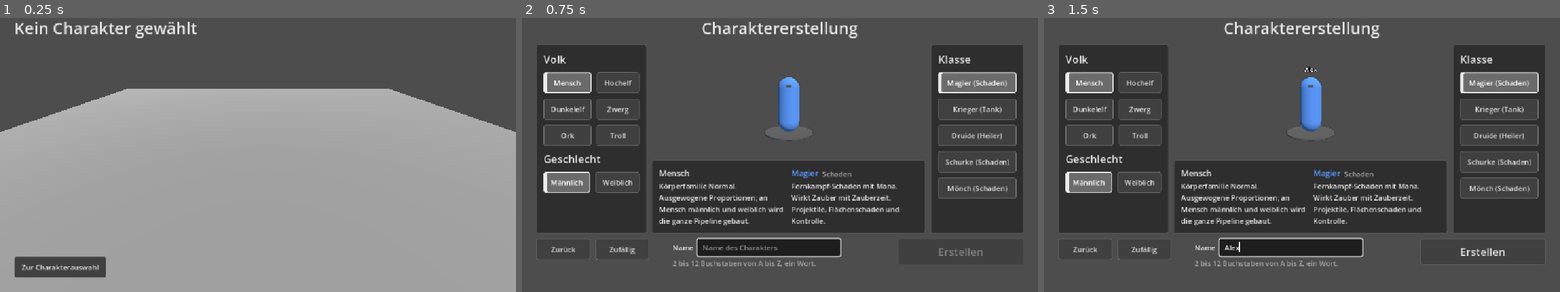
Above: before the commit, frames 1-3 (left to right).
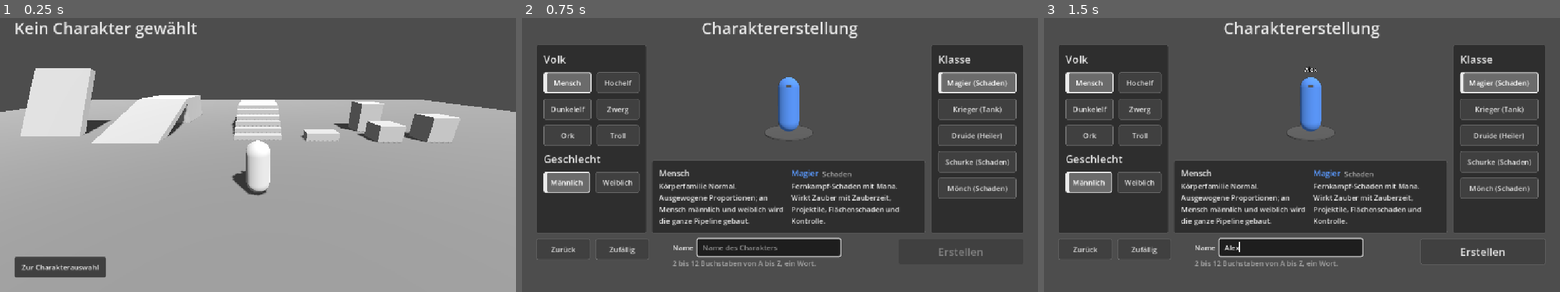
Above: after the commit, the same moments.

Repository: As94tt/WoM
Game: Godot game, scene res://scenes/test_world.tscn
Same seed, same stepped clock (60 frames per second), same inputs: the game is played once before the commit and once after it. This scene is started directly instead of the project's main scene.
Inputs (mouse positions are in pixels of both pictures, inside the frame that each line leads up to):
- Up to frame 1 (0.25 s): no input
- Up to frame 2 (0.75 s): click "Zur Charakterauswahl" at 0.5 s
- Up to frame 3 (1.5 s): click (1291, 248) at 1.27 s; type "Alex" at 1.35 s

The runs differ from the first frame. In frame 1, 13% of the frame differs, in the area x 0-100%, y 18-65%; in frame 2, nothing differs; in frame 3, nothing differs.

Commit message:
Testgelände mit Rampe, steilem Hang, Treppe, Kisten, Wänden und Tunnel; Figur erscheint am Startpunkt (#16)
Co-Authored-By: Claude Opus 5.5 <noreply@anthropic.com>

Diff:
--- a/game/scenes/test_world.tscn
+++ b/game/scenes/test_world.tscn
@@ -1,6 +1,9 @@
 [gd_scene format=3]
 
 [ext_resource type="Script" path="res://scripts/test_world.gd" id="1_world"]
+
+[sub_resource type="StandardMaterial3D" id="Material_block"]
+albedo_color = Color(0.62, 0.62, 0.62, 1)
 
 [sub_resource type="Environment" id="Environment_world"]
 ambient_light_source = 2
@@ -11,10 +14,10 @@
 
 [sub_resource type="PlaneMesh" id="PlaneMesh_floor"]
 material = SubResource("Material_floor")
-size = Vector2(40, 40)
+size = Vector2(60, 60)
 
 [sub_resource type="BoxShape3D" id="BoxShape_floor"]
-size = Vector3(40, 1, 40)
+size = Vector3(60, 1, 60)
 
 [node name="TestWorld" type="Node3D"]
 script = ExtResource("1_world")
@@ -26,10 +29,11 @@
 rotation = Vector3(-0.9, 0.6, 0)
 shadow_enabled = true
 
-[node name="Camera" type="Camera3D" parent="."]
-position = Vector3(0, 6, 10)
-rotation = Vector3(-0.5, 0, 0)
-current = true
+[node name="SpawnPoint" type="Marker3D" parent="."]
+unique_name_in_owner = true
+
+[node name="Players" type="Node3D" parent="."]
+unique_name_in_owner = true
 
 [node name="Floor" type="StaticBody3D" parent="."]
 
@@ -39,6 +43,124 @@
 [node name="Collision" type="CollisionShape3D" parent="Floor"]
 position = Vector3(0, -0.5, 0)
 shape = SubResource("BoxShape_floor")
+
+[node name="Course" type="Node3D" parent="."]
+
+[node name="RampFlat" type="CSGBox3D" parent="Course"]
+position = Vector3(-8, 0.838, -8)
+rotation = Vector3(0.349066, 0, 0)
+use_collision = true
+size = Vector3(4, 0.4, 6)
+material = SubResource("Material_block")
+
+[node name="RampFlatTop" type="CSGBox3D" parent="Course"]
+position = Vector3(-8, 1.025, -12.7)
+use_collision = true
+size = Vector3(4, 2.05, 4)
+material = SubResource("Material_block")
+
+[node name="SlopeSteep" type="CSGBox3D" parent="Course"]
+position = Vector3(-14, 2.065, -8)
+rotation = Vector3(1.047198, 0, 0)
+use_collision = true
+size = Vector3(4, 0.4, 5)
+material = SubResource("Material_block")
+
+[node name="Stair1" type="CSGBox3D" parent="Course"]
+position = Vector3(0, 0.15, -6)
+use_collision = true
+size = Vector3(3, 0.3, 0.6)
+material = SubResource("Material_block")
+
+[node name="Stair2" type="CSGBox3D" parent="Course"]
+position = Vector3(0, 0.3, -6.6)
+use_collision = true
+size = Vector3(3, 0.6, 0.6)
+material = SubResource("Material_block")
+
+[node name="Stair3" type="CSGBox3D" parent="Course"]
+position = Vector3(0, 0.45, -7.2)
+use_collision = true
+size = Vector3(3, 0.9, 0.6)
+material = SubResource("Material_block")
+
+[node name="Stair4" type="CSGBox3D" parent="Course"]
+position = Vector3(0, 0.6, -7.8)
+use_collision = true
+size = Vector3(3, 1.2, 0.6)
+material = SubResource("Material_block")
+
+[node name="Stair5" type="CSGBox3D" parent="Course"]
+position = Vector3(0, 0.75, -8.4)
+use_collision = true
+size = Vector3(3, 1.5, 0.6)
+material = SubResource("Material_block")
+
+[node name="Stair6" type="CSGBox3D" parent="Course"]
+position = Vector3(0, 0.9, -9)
+use_collision = true
+size = Vector3(3, 1.8, 0.6)
+material = SubResource("Material_block")
+
+[node name="StairTop" type="CSGBox3D" parent="Course"]
+position = Vector3(0, 0.9, -10.8)
+use_collision = true
+size = Vector3(3, 1.8, 3)
+material = SubResource("Material_block")
+
+[node name="StepTooHigh" type="CSGBox3D" parent="Course"]
+position = Vector3(4, 0.25, -6)
+use_collision = true
+size = Vector3(2, 0.5, 1)
+material = SubResource("Material_block")
+
+[node name="BoxLow" type="CSGBox3D" parent="Course"]
+position = Vector3(8, 0.5, -6)
+use_collision = true
+size = Vector3(1.5, 1, 1.5)
+material = SubResource("Material_block")
+
+[node name="BoxHigh" type="CSGBox3D" parent="Course"]
+position = Vector3(8, 1, -8.5)
+use_collision = true
+size = Vector3(1.5, 2, 1.5)
+material = SubResource("Material_block")
+
+[node name="BoxTooHigh" type="CSGBox3D" parent="Course"]
+position = Vector3(11, 0.75, -6)
+use_collision = true
+size = Vector3(1.5, 1.5, 1.5)
+material = SubResource("Material_block")
+
+[node name="TunnelWallLeft" type="CSGBox3D" parent="Course"]
+position = Vector3(-1.75, 1.5, 10)
+use_collision = true
+size = Vector3(0.5, 3, 8)
+material = SubResource("Material_block")
+
+[node name="TunnelWallRight" type="CSGBox3D" parent="Course"]
+position = Vector3(1.75, 1.5, 10)
+use_collision = true
+size = Vector3(0.5, 3, 8)
+material = SubResource("Material_block")
+
+[node name="TunnelRoof" type="CSGBox3D" parent="Course"]
+position = Vector3(0, 3.25, 10)
+use_collision = true
+size = Vector3(4, 0.5, 8)
+material = SubResource("Material_block")
+
+[node name="Wall" type="CSGBox3D" parent="Course"]
+position = Vector3(10, 1.5, 8)
+use_collision = true
+size = Vector3(10, 3, 0.5)
+material = SubResource("Material_block")
+
+[node name="WallCorner" type="CSGBox3D" parent="Course"]
+position = Vector3(15, 1.5, 11)
+use_collision = true
+size = Vector3(0.5, 3, 6)
+material = SubResource("Material_block")
 
 [node name="Hud" type="CanvasLayer" parent="."]
 
--- a/game/scripts/test_world.gd
+++ b/game/scripts/test_world.gd
@@ -1,14 +1,19 @@
 extends Node3D
-## Leere Testszene (Ticket #6): Boden, Licht, feste Kamera und eine Anzeige
-## des gewählten Charakters aus GameSession. Rein lokal. In M1 startet hier
-## je nach GameSession.mode der Host (create_server) oder der Client
-## (create_client), und die Spielfiguren werden gespawnt.
+## Testszene (Ticket #6, erweitert in #16): Boden, Licht, Graubox-Testgelände
+## für die Bewegung (Rampe, steiler Hang, Treppe, Kisten, Wände, Tunnel) und
+## eine Anzeige des gewählten Charakters aus GameSession.
+## Die eigene Spielfigur erscheint am SpawnPoint unter dem Knoten Players.
+## Rein lokal. In M1 startet hier je nach GameSession.mode der Host
+## (create_server) oder der Client (create_client); dann spawnt ein
+## MultiplayerSpawner (spawn_path = Players) eine Figur pro Spieler.
 
 const CHARACTER_SELECT_SCENE := "res://scenes/ui/character_select.tscn"
+const PLAYER_SCENE := preload("res://scenes/player/player.tscn")
 
 
 func _ready() -> void:
 	%BackButton.pressed.connect(_on_back_pressed)
+	_spawn_local_player()
 	var c := GameSession.selected_character
 	if c == null:
 		%NameLabel.text = "Kein Charakter gewählt"
@@ -24,6 +29,17 @@
 	]
 
 
+## Setzt die Figur des lokalen Spielers an den Startpunkt. Der Knotenname ist
+## die Peer-ID, wie später beim MultiplayerSpawner üblich.
+func _spawn_local_player() -> void:
+	var player: PlayerCharacter = PLAYER_SCENE.instantiate()
+	var peer_id := multiplayer.get_unique_id()
+	player.name = str(peer_id)
+	player.peer_id = peer_id
+	%Players.add_child(player)
+	player.global_transform = %SpawnPoint.global_transform
+
+
 func _on_back_pressed() -> void:
 	GameSession.selected_character = null
 	get_tree().change_scene_to_file(CHARACTER_SELECT_SCENE)
